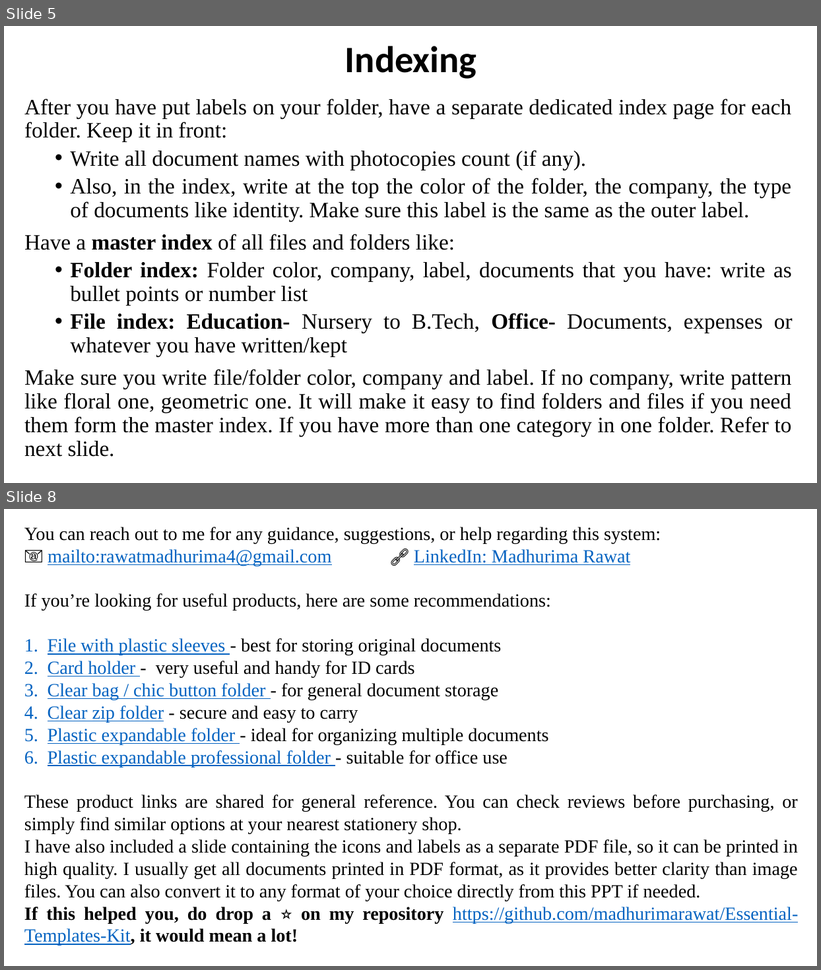
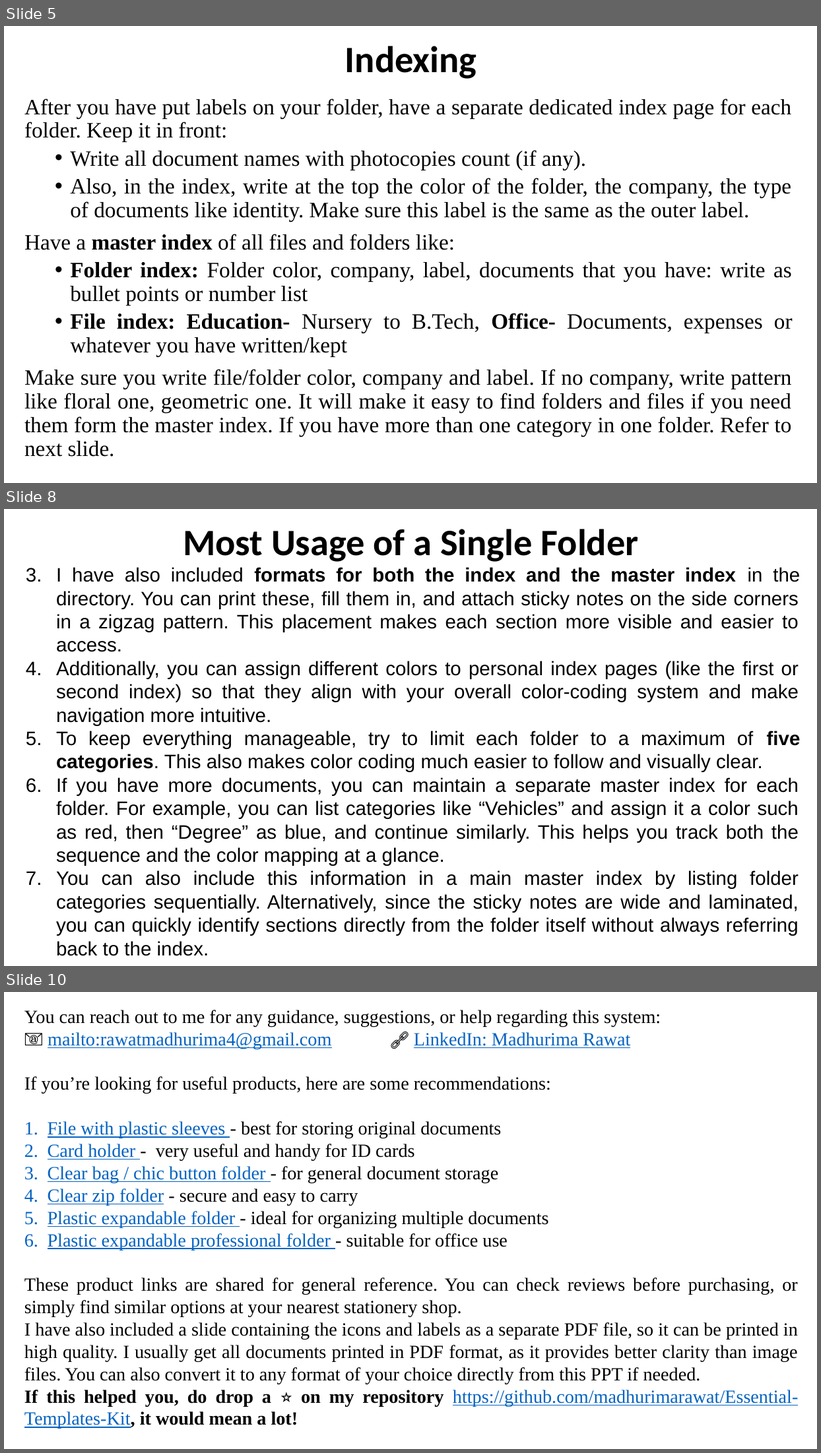
Before and after one commit to madhurimarawat/Essential-Templates-Kit, a slide deck: Document_Organization/Document_Folder_Formatting.pptx. Shown one above the other, each under a label of ours: slides 5 and 8 before the commit, slides 5, 8 and 10 after it; the slides between them are not shown. The pictures are 821x970 and 821x1453 pixels, drawn with LibreOffice and Linux fonts; fonts in the diff are those of the drawing. Boxes give left, top, right and bottom in pixels: in the first picture for what was removed or moved away, otherwise in the second. Text is boxed around its words. In the diff, an @@ line names an element or a change of style, - is before the commit and + after.

```diff
--- a/Document_Organization/Document_Folder_Formatting.pptx
+++ b/Document_Organization/Document_Folder_Formatting.pptx
@@ slide 8 added at (x1=4, y1=509, x2=817, y2=966), background #FFFFFF @@
@@ title added at (x1=183, y1=529, x2=639, y2=562), 44 pt, text #000000, bold @@
+Most Usage of a Single Folder
@@ text added at (x1=56, y1=567, x2=801, y2=956), 23 pt, text #000000 @@
+3. I have also included formats for both the index and the master index in the directory. You can print these, fill them in, and attach sticky notes on the side corners in a zigzag pattern. This placement makes each section more visible and easier to access.
+4. Additionally, you can assign different colors to personal index pages (like the first or second index) so that they align with your overall color-coding system and make navigation more intuitive.
+5. To keep everything manageable, try to limit each folder to a maximum of five categories. This also makes color coding much easier to follow and visually clear.
+6. If you have more documents, you can maintain a separate master index for each folder. For example, you can list categories like “Vehicles” and assign it a color such as red, then “Degree” as blue, and continue similarly. This helps you track both the sequence and the color mapping at a glance.
+7. You can also include this information in a main master index by listing folder categories sequentially. Alternatively, since the sticky notes are wide and laminated, you can quickly identify sections directly from the folder itself without always referring back to the index.
@@ what was slide 8 is now slide 10 @@
```
Also in this commit, not shown: 2 slides changed, 1 other slide added, 3 other files.
